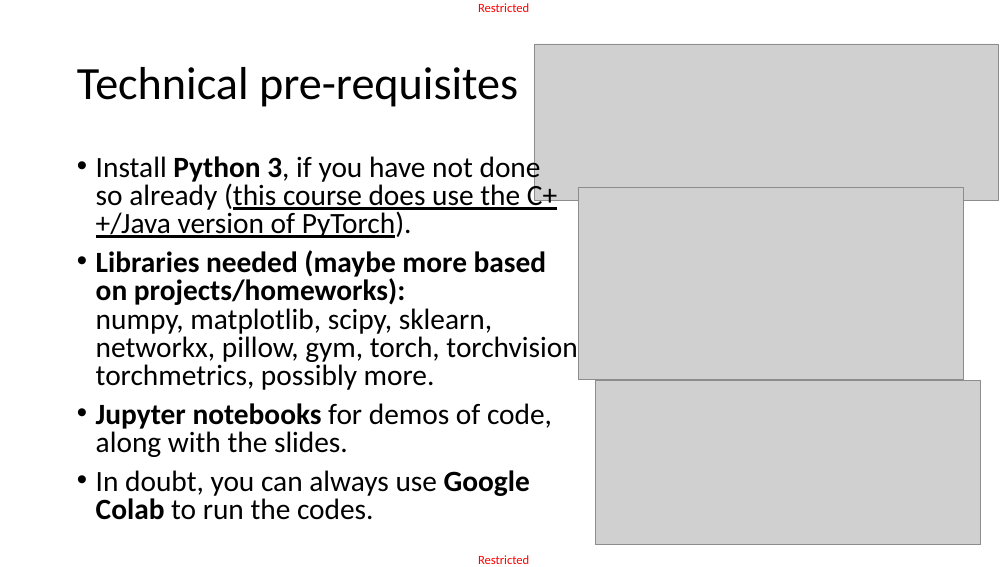
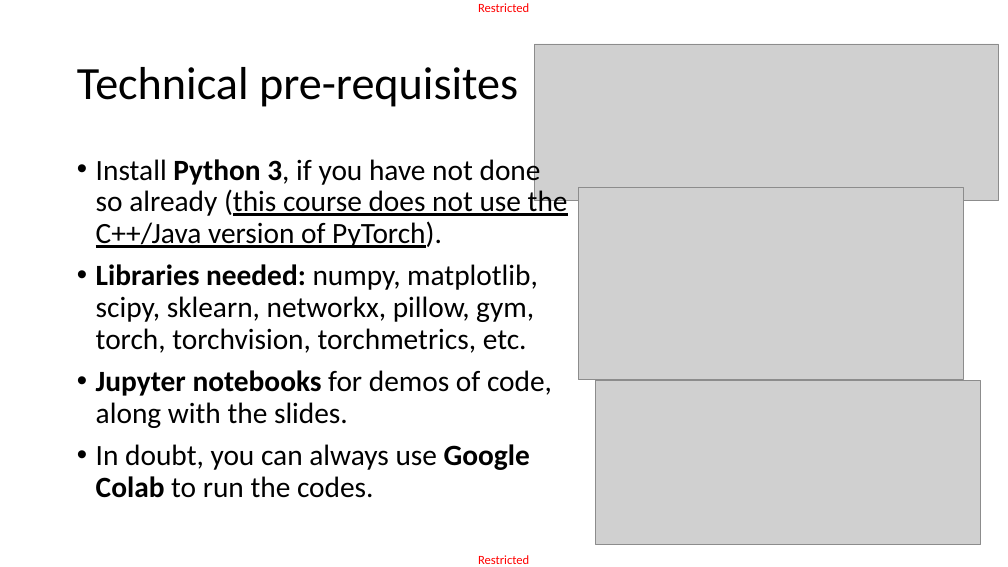
Before and after one commit to matthieudemari/SUTD_DL_50_039, a slide deck: slide 20 of W1/1. W1S1 final/W1S1.pptx. Drawn at 1008x567 pixels with LibreOffice and Linux fonts; fonts in the diff are those of the drawing; grey boxes stand for pictures. Boxes give left, top, right and bottom in pixels: in the first picture for what was removed or moved away, otherwise in the second. Text is boxed around its words. In the diff, an @@ line names an element or a change of style, - is before the commit and + after.

```diff
--- a/W1/1. W1S1 final/W1S1.pptx
+++ b/W1/1. W1S1 final/W1S1.pptx
@@ text at (96,155,568,353): text changed @@
-• Install Python 3, if you have not done
-  so already (this course does use the C++/Java version of PyTorch).
-• Libraries needed (maybe more based
-  on projects/homeworks):
-  numpy, matplotlib, scipy, sklearn, networkx, pillow, gym, torch, torchvision, torchmetrics, possibly more.
+• Install Python 3, if you have not done
+  so already (this course does not use the C++/Java version of PyTorch).
+• Libraries needed: numpy, matplotlib, scipy, sklearn, networkx, pillow, gym, torch, torchvision, torchmetrics, etc.
@@ text at (96,370,552,498): line spacing 0.8 to 0.9 @@
```
Also in this commit, not shown: 8 other slides changed, 17 other files.
